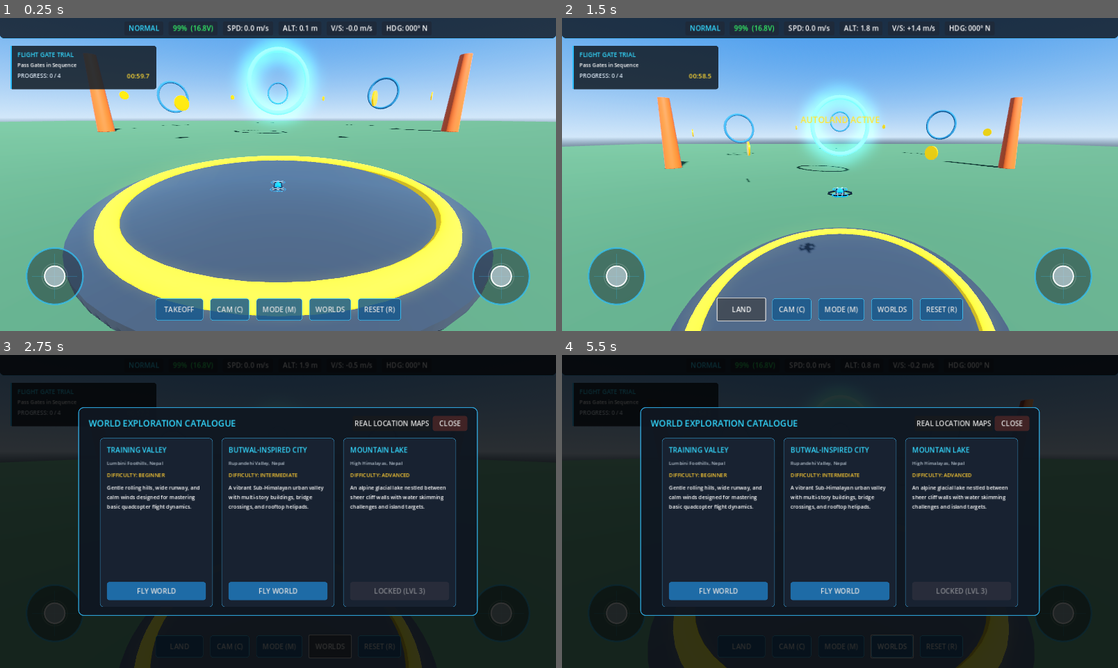
Above: before the commit, frames 1-4 (two rows, left to right).
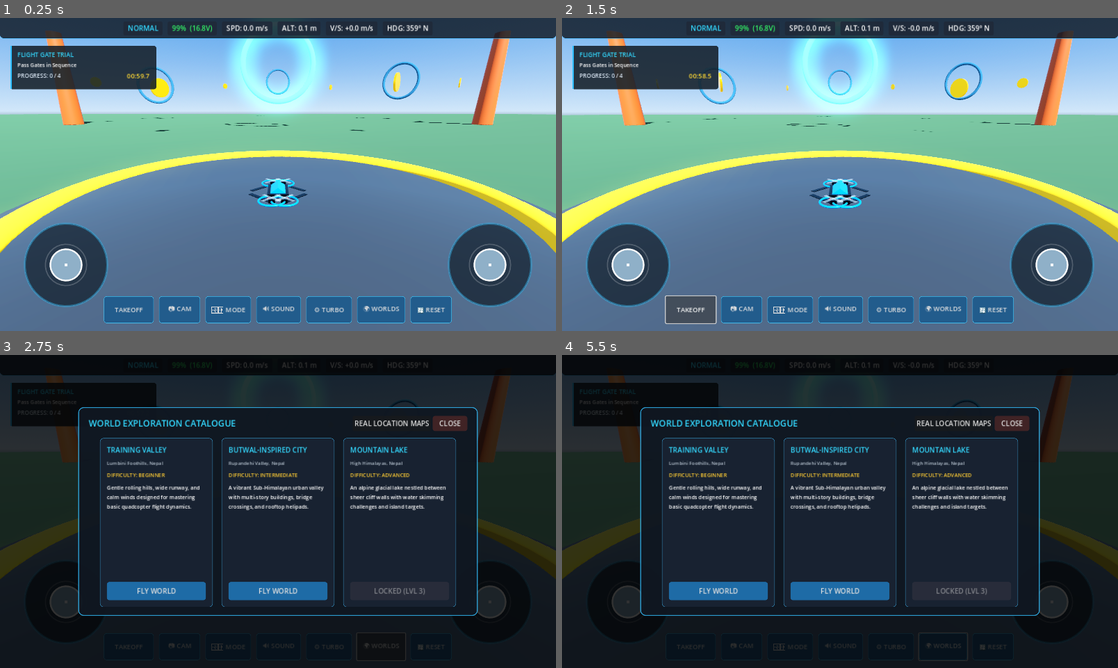
Above: after the commit, the same moments.

Repository: roadofriot/DroneGame
Game: Godot game, scene res://scenes/flight/FlightWorld.tscn
Same seed, same stepped clock (60 frames per second), same inputs: the game is played once before the commit and once after it.
Inputs (mouse positions are in pixels of both pictures, inside the frame that each line leads up to):
- Up to frame 1 (0.25 s): no input
- Up to frame 2 (1.5 s): click "TAKEOFF" at 0.5 s; click "LAND" (after the commit: "TAKEOFF") at 1.25 s
- Up to frame 3 (2.75 s): click "WORLDS" (after the commit: "🌍 WORLDS") at 2 s
- Up to frame 4 (5.5 s): click (840, 646) at 2.75 s, where only the run after the commit has a clickable "🔊 SOUND"; click (890, 646) at 3.5 s, where only the run after the commit has a clickable "⚙️ TURBO"; click "CAM (C)" (after the commit: "📷 CAM") at 4.25 s; click "MODE (M)" (after the commit: "🕹️ MODE") at 5 s

The runs differ from the first frame. In frame 1, 38% of the frame differs, in the area x 0-100%, y 2-100%; in frame 2, 72%; in frame 3, 5.8%; in frame 4, 6.5%.
Error after the commit: Invalid call. Nonexistent function 'takeoff' in base 'RigidBody3D (FlightPhysics)'. (res://scripts/ui/FlightHUD.gd:104)

Commit message:
feat(hud-audio-drone): upscale joysticks to 240px, add multi-engine sound & mute toggle, 1.6x drone visual scale

Diff:
--- a/scenes/drones/QuadcopterRig.tscn
+++ b/scenes/drones/QuadcopterRig.tscn
@@ -5,7 +5,7 @@
 [ext_resource type="Script" path="res://scripts/flight/StuntEngine.gd" id="3_stunt"]
 
 [sub_resource type="BoxShape3D" id="BoxShape3D_body"]
-size = Vector3(0.48, 0.12, 0.48)
+size = Vector3(0.65, 0.16, 0.65)
 
 [sub_resource type="StandardMaterial3D" id="Mat_GraphiteFrame"]
 albedo_color = Color(0.12, 0.14, 0.16, 1)
@@ -100,6 +100,7 @@
 target_position = Vector3(0, -50, 0)
 
 [node name="DroneRig" type="Node3D" parent="." node_paths=PackedStringArray("flight_physics", "gimbal_pitch_mount", "gimbal_camera", "prop_fl", "prop_fr", "prop_rl", "prop_rr")]
+transform = Transform3D(1.6, 0, 0, 0, 1.6, 0, 0, 0, 1.6, 0, 0, 0)
 script = ExtResource("2_rig")
 flight_physics = NodePath("..")
 gimbal_pitch_mount = NodePath("Fuselage/GimbalMount/GimbalPitch")
--- a/scenes/flight/FlightWorld.tscn
+++ b/scenes/flight/FlightWorld.tscn
@@ -118,12 +118,13 @@
 [node name="ChaseCamera" type="Camera3D" parent="CameraDirector"]
 transform = Transform3D(1, 0, 0, 0, 0.965926, 0.258819, 0, -0.258819, 0.965926, 0, 1.2, 3.2)
 current = true
-fov = 75.0
-
-[node name="FlightHUD" parent="." node_paths=PackedStringArray("input_router", "flight_physics", "camera_director") instance=ExtResource("5_hud")]
+fov = 68.0
+
+[node name="FlightHUD" parent="." node_paths=PackedStringArray("input_router", "flight_physics", "camera_director", "audio_director") instance=ExtResource("5_hud")]
 input_router = NodePath("../InputRouter")
 flight_physics = NodePath("../Quadcopter")
 camera_director = NodePath("../CameraDirector")
+audio_director = NodePath("../AudioDirector")
 
 [node name="MissionOverlay" parent="FlightHUD" instance=ExtResource("9_overlay")]
 
--- a/scenes/ui/FlightHUD.tscn
+++ b/scenes/ui/FlightHUD.tscn
@@ -167,14 +167,14 @@
 anchors_preset = 2
 anchor_top = 1.0
 anchor_bottom = 1.0
-offset_top = -220.0
-offset_right = 220.0
+offset_top = -280.0
+offset_right = 280.0
 grow_vertical = 0
-theme_override_constants/margin_left = 32
-theme_override_constants/margin_bottom = 32
+theme_override_constants/margin_left = 24
+theme_override_constants/margin_bottom = 24
 
 [node name="LeftJoystick" type="Control" parent="LeftCluster"]
-custom_minimum_size = Vector2(160, 160)
+custom_minimum_size = Vector2(240, 240)
 layout_mode = 2
 script = ExtResource("2_joystick")
 
@@ -184,15 +184,15 @@
 anchor_top = 1.0
 anchor_right = 1.0
 anchor_bottom = 1.0
-offset_left = -220.0
-offset_top = -220.0
+offset_left = -280.0
+offset_top = -280.0
 grow_horizontal = 0
 grow_vertical = 0
-theme_override_constants/margin_right = 32
-theme_override_constants/margin_bottom = 32
+theme_override_constants/margin_right = 24
+theme_override_constants/margin_bottom = 24
 
 [node name="RightJoystick" type="Control" parent="RightCluster"]
-custom_minimum_size = Vector2(160, 160)
+custom_minimum_size = Vector2(240, 240)
 layout_mode = 2
 script = ExtResource("2_joystick")
 
@@ -202,51 +202,63 @@
 anchor_top = 1.0
 anchor_right = 0.5
 anchor_bottom = 1.0
-offset_left = -250.0
-offset_top = -75.0
-offset_right = 250.0
+offset_left = -440.0
+offset_top = -80.0
+offset_right = 440.0
 grow_horizontal = 2
 grow_vertical = 0
-theme_override_constants/margin_bottom = 24
+theme_override_constants/margin_bottom = 18
 
 [node name="HBox" type="HBoxContainer" parent="BottomBar"]
 layout_mode = 2
-theme_override_constants/separation = 16
+theme_override_constants/separation = 12
 alignment = 1
 
 [node name="BtnTakeoffLand" type="Button" parent="BottomBar/HBox"]
-custom_minimum_size = Vector2(110, 42)
-layout_mode = 2
-theme_override_styles/normal = SubResource("StyleBoxFlat_BtnNormal")
+custom_minimum_size = Vector2(115, 48)
+layout_mode = 2
+theme_override_styles/normal = SubResource("StyleBoxFlat_BtnNormal")
+theme_override_font_sizes/font_size = 15
 text = "TAKEOFF"
 
 [node name="BtnCamera" type="Button" parent="BottomBar/HBox"]
-custom_minimum_size = Vector2(90, 42)
-layout_mode = 2
-theme_override_styles/normal = SubResource("StyleBoxFlat_BtnNormal")
-text = "CAM (C)"
+custom_minimum_size = Vector2(95, 48)
+layout_mode = 2
+theme_override_styles/normal = SubResource("StyleBoxFlat_BtnNormal")
+theme_override_font_sizes/font_size = 15
+text = "📷 CAM"
 
 [node name="BtnMode" type="Button" parent="BottomBar/HBox"]
-custom_minimum_size = Vector2(90, 42)
-layout_mode = 2
-theme_override_styles/normal = SubResource("StyleBoxFlat_BtnNormal")
-text = "MODE (M)"
-
-[node name="BtnStunt" type="Button" parent="BottomBar/HBox"]
-visible = false
-custom_minimum_size = Vector2(90, 42)
-layout_mode = 2
-theme_override_styles/normal = SubResource("StyleBoxFlat_BtnNormal")
-text = "FLIP (F)"
+custom_minimum_size = Vector2(95, 48)
+layout_mode = 2
+theme_override_styles/normal = SubResource("StyleBoxFlat_BtnNormal")
+theme_override_font_sizes/font_size = 15
+text = "🕹️ MODE"
+
+[node name="BtnSound" type="Button" parent="BottomBar/HBox"]
+custom_minimum_size = Vector2(100, 48)
+layout_mode = 2
+theme_override_styles/normal = SubResource("StyleBoxFlat_BtnNormal")
+theme_override_font_sizes/font_size = 15
+text = "🔊 SOUND"
+
+[node name="BtnEngine" type="Button" parent="BottomBar/HBox"]
+custom_minimum_size = Vector2(105, 48)
+layout_mode = 2
+theme_override_styles/normal = SubResource("StyleBoxFlat_BtnNormal")
+theme_override_font_sizes/font_size = 15
+text = "⚙️ TURBO"
 
 [node name="BtnWorlds" type="Button" parent="BottomBar/HBox"]
-custom_minimum_size = Vector2(90, 42)
-layout_mode = 2
-theme_override_styles/normal = SubResource("StyleBoxFlat_BtnNormal")
-text = "WORLDS"
+custom_minimum_size = Vector2(95, 48)
+layout_mode = 2
+theme_override_styles/normal = SubResource("StyleBoxFlat_BtnNormal")
+theme_override_font_sizes/font_size = 15
+text = "🌍 WORLDS"
 
 [node name="BtnReset" type="Button" parent="BottomBar/HBox"]
-custom_minimum_size = Vector2(90, 42)
-layout_mode = 2
-theme_override_styles/normal = SubResource("StyleBoxFlat_BtnNormal")
-text = "RESET (R)"
+custom_minimum_size = Vector2(95, 48)
+layout_mode = 2
+theme_override_styles/normal = SubResource("StyleBoxFlat_BtnNormal")
+theme_override_font_sizes/font_size = 15
+text = "🔄 RESET"
--- a/scripts/audio/AudioDirector.gd
+++ b/scripts/audio/AudioDirector.gd
@@ -1,10 +1,13 @@
 class_name AudioDirector
 extends Node
 
-## AudioDirector: Dynamic motor RPM audio synthesis, wind ambience modulation,
-## procedural sound effects (Coin, Gate, Crash, Fanfare), and bus volume control.
+## AudioDirector: Dynamic motor RPM audio synthesis, realistic engine profiles (Turbo/Racer/Cine),
+## wind ambience modulation, procedural sound effects (Coin, Gate, Crash, Fanfare), and bus volume control.
 
 signal volume_changed(bus_name: String, linear_val: float)
+signal engine_profile_changed(profile_name: String)
+
+enum MotorSoundProfile { TURBO, RACER, CINEMATIC }
 
 @export var target_drone: FlightPhysics
 
@@ -14,12 +17,14 @@
 
 var is_audio_muted: bool = false
 var master_volume: float = 1.0
-var sfx_volume: float = 0.8
-var motor_volume: float = 0.7
-var wind_volume: float = 0.5
-
-# Pre-synthesized Audio Streams
-var stream_motor_loop: AudioStreamWAV
+var sfx_volume: float = 0.85
+var motor_volume: float = 0.8
+var wind_volume: float = 0.55
+
+var current_sound_profile: MotorSoundProfile = MotorSoundProfile.TURBO
+var motor_streams: Dictionary = {}
+
+# Pre-synthesized SFX Streams
 var stream_coin_pickup: AudioStreamWAV
 var stream_gate_passed: AudioStreamWAV
 var stream_crash: AudioStreamWAV
@@ -32,7 +37,7 @@
 func _setup_audio_players() -> void:
 	motor_player = AudioStreamPlayer.new()
 	motor_player.name = "MotorAudioPlayer"
-	motor_player.stream = stream_motor_loop
+	motor_player.stream = motor_streams.get(current_sound_profile, null)
 	motor_player.volume_db = linear_to_db(motor_volume)
 	add_child(motor_player)
 
@@ -60,9 +65,18 @@
 	if target_drone.current_state == FlightPhysics.DroneState.FLYING or target_drone.current_state == FlightPhysics.DroneState.TAKING_OFF:
 		if is_inside_tree() and not motor_player.playing:
 			motor_player.play()
-		# Pitch ranges from 0.65 (idle hover) to 2.2 (full punchout)
-		motor_player.pitch_scale = clampf(0.65 + (avg_rpm * 1.55), 0.5, 2.5)
-		motor_player.volume_db = linear_to_db(motor_volume * clampf(0.2 + (avg_rpm * 0.8), 0.1, 1.0))
+		# Dynamic pitch scaling based on selected profile
+		var min_pitch = 0.70
+		var max_pitch = 2.35
+		if current_sound_profile == MotorSoundProfile.RACER:
+			min_pitch = 0.85
+			max_pitch = 2.70
+		elif current_sound_profile == MotorSoundProfile.CINEMATIC:
+			min_pitch = 0.60
+			max_pitch = 1.85
+
+		motor_player.pitch_scale = clampf(min_pitch + (avg_rpm * (max_pitch - min_pitch)), 0.4, 3.0)
+		motor_player.volume_db = linear_to_db(motor_volume * clampf(0.3 + (avg_rpm * 0.7), 0.1, 1.0))
 	else:
 		if motor_player.playing:
 			motor_player.stop()
@@ -79,6 +93,29 @@
 		if wind_player.playing:
 			wind_player.stop()
 
+func cycle_motor_sound_profile() -> String:
+	var next_idx = (int(current_sound_profile) + 1) % MotorSoundProfile.size()
+	current_sound_profile = next_idx as MotorSoundProfile
+	if motor_player and motor_streams.has(current_sound_profile):
+		var was_playing = motor_player.playing
+		var cur_pitch = motor_player.pitch_scale
+		motor_player.stream = motor_streams[current_sound_profile]
+		if was_playing and is_inside_tree() and not is_audio_muted:
+			motor_player.play()
+			motor_player.pitch_scale = cur_pitch
+
+	var profile_name = MotorSoundProfile.keys()[current_sound_profile]
+	engine_profile_changed.emit(profile_name)
+	return profile_name
+
+func toggle_mute() -> bool:
+	is_audio_muted = not is_audio_muted
+	if is_audio_muted:
+		if motor_player and motor_player.playing: motor_player.stop()
+		if wind_player and wind_player.playing: wind_player.stop()
+		if sfx_player and sfx_player.playing: sfx_player.stop()
+	return is_audio_muted
+
 func play_coin_pickup() -> void:
 	if sfx_player and stream_coin_pickup and not is_audio_muted:
 		sfx_player.stream = stream_coin_pickup
@@ -114,24 +151,21 @@
 		sfx_player.volume_db = linear_to_db(sfx_volume)
 	volume_changed.emit("SFX", sfx_volume)
 
-func toggle_mute() -> bool:
-	is_audio_muted = not is_audio_muted
-	if is_audio_muted:
-		if motor_player: motor_player.stop()
-		if wind_player: wind_player.stop()
-		if sfx_player: sfx_player.stop()
-	return is_audio_muted
-
-# --- Procedural Audio Synthesizers (100% Offline, Zero External Files) ---
+# --- Procedural Audio Synthesizers (100% Offline, Rich Harmonics) ---
 
 func _synthesize_all_audio_streams() -> void:
-	stream_motor_loop = _generate_motor_drone_stream(1.0, 140.0)
+	# 3 Distinct Motor Audio Profiles
+	motor_streams[MotorSoundProfile.TURBO] = _generate_rich_motor_stream(150.0, 4, 0.22)
+	motor_streams[MotorSoundProfile.RACER] = _generate_rich_motor_stream(220.0, 3, 0.55)
+	motor_streams[MotorSoundProfile.CINEMATIC] = _generate_rich_motor_stream(105.0, 4, 0.08)
+
 	stream_coin_pickup = _generate_harmonic_chime([880.0, 1760.0], 0.35)
 	stream_gate_passed = _generate_arpeggio([523.25, 659.25, 783.99, 1046.50], 0.45)
 	stream_crash = _generate_crash_impact(0.5)
 	stream_fanfare = _generate_arpeggio([440.0, 554.37, 659.25, 880.0], 0.6)
 
-static func _generate_motor_drone_stream(duration: float, fundamental_hz: float, sample_rate: int = 22050) -> AudioStreamWAV:
+static func _generate_rich_motor_stream(fundamental_hz: float, blade_count: int, harshness: float, sample_rate: int = 22050) -> AudioStreamWAV:
+	var duration: float = 1.0
 	var wav = AudioStreamWAV.new()
 	wav.format = AudioStreamWAV.FORMAT_16_BITS
 	wav.mix_rate = sample_rate
@@ -143,17 +177,29 @@
 	var bytes = PackedByteArray()
 	bytes.resize(total_samples * 2)
 
-	for i in range(total_samples):
-		var t = float(i) / float(sample_rate)
-		# Complex multi-harmonic motor whine: fundamental + 2nd harmonic + 4th harmonic
-		var s1 = sin(TAU * fundamental_hz * t) * 0.55
-		var s2 = sin(TAU * fundamental_hz * 2.0 * t) * 0.30
-		var s3 = sin(TAU * fundamental_hz * 4.0 * t) * 0.15
-		var val = int(clampf(s1 + s2 + s3, -1.0, 1.0) * 32767.0)
-		bytes.encode_s16(i * 2, val)
-
-	wav.data = bytes
-	return wav
+	var blade_freq = fundamental_hz * float(blade_count) * 0.5
+	for i in range(total_samples):
+		var t = float(i) / float(sample_rate)
+		# 1. Brushless motor coil magnetic tones (fundamental + 2nd & 3rd harmonics)
+		var s1 = sin(TAU * fundamental_hz * t) * 0.45
+		var s2 = sin(TAU * fundamental_hz * 2.0 * t) * (0.24 + harshness * 0.16)
+		var s3 = sin(TAU * fundamental_hz * 3.0 * t) * (0.12 + harshness * 0.12)
+		# 2. Propeller aerodynamic blade-pass chop modulation
+		var chop = 0.82 + 0.18 * sin(TAU * blade_freq * t)
+		# 3. Micro-turbulent airflow hiss
+		var hash_val = fmod(sin(float(i) * 12.9898) * 43758.5453, 1.0)
+		var hiss = (hash_val * 2.0 - 1.0) * (0.035 + harshness * 0.05)
+
+		var sample = (s1 + s2 + s3 + hiss) * chop
+		var val = int(clampf(sample, -1.0, 1.0) * 32767.0)
+		bytes.encode_s16(i * 2, val)
+
+	wav.data = bytes
+	return wav
+
+# Backwards compatibility helper for existing tests
+static func _generate_motor_drone_stream(duration: float, fundamental_hz: float, sample_rate: int = 22050) -> AudioStreamWAV:
+	return _generate_rich_motor_stream(fundamental_hz, 4, 0.22, sample_rate)
 
 static func _generate_harmonic_chime(frequencies: Array[float], duration: float, sample_rate: int = 22050) -> AudioStreamWAV:
 	var wav = AudioStreamWAV.new()
@@ -239,7 +285,6 @@
 
 	var prev = 0.0
 	for i in range(total_samples):
-		# Low-pass filtered pink noise for wind roar
 		var white = rng.randf_range(-1.0, 1.0)
 		prev = (prev * 0.94) + (white * 0.06)
 		var val = int(clampf(prev * volume_mult * 3.0, -1.0, 1.0) * 32767.0)
--- a/scripts/camera/FlightCameraDirector.gd
+++ b/scripts/camera/FlightCameraDirector.gd
@@ -9,12 +9,12 @@
 @export var chase_camera: Camera3D
 @export var fpv_camera: Camera3D
 
-# Chase camera tuning
-@export var chase_distance: float = 3.2
-@export var chase_height: float = 1.1
-@export var position_smooth_speed: float = 8.0
-@export var rotation_smooth_speed: float = 12.0
-@export var velocity_lookahead_factor: float = 0.25
+# Chase camera tuning - calibrated for bold, prominent mobile framing
+@export var chase_distance: float = 2.35
+@export var chase_height: float = 0.85
+@export var position_smooth_speed: float = 9.0
+@export var rotation_smooth_speed: float = 14.0
+@export var velocity_lookahead_factor: float = 0.22
 
 var current_mode: CameraMode = CameraMode.CHASE
 var orbit_angle: float = 0.0
--- a/scripts/ui/FlightHUD.gd
+++ b/scripts/ui/FlightHUD.gd
@@ -6,6 +6,7 @@
 @export var input_router: InputRouter
 @export var flight_physics: FlightPhysics
 @export var camera_director: FlightCameraDirector
+@export var audio_director: AudioDirector
 
 # Left and Right Virtual Sticks
 @onready var left_joystick: VirtualJoystick = $LeftCluster/LeftJoystick
@@ -31,10 +32,15 @@
 @onready var btn_camera: Button = $BottomBar/HBox/BtnCamera
 @onready var btn_reset: Button = $BottomBar/HBox/BtnReset
 @onready var btn_mode: Button = $BottomBar/HBox/BtnMode
+@onready var btn_sound: Button = get_node_or_null("BottomBar/HBox/BtnSound")
+@onready var btn_engine: Button = get_node_or_null("BottomBar/HBox/BtnEngine")
 @onready var btn_stunt: Button = get_node_or_null("BottomBar/HBox/BtnStunt")
 @onready var btn_worlds: Button = get_node_or_null("BottomBar/HBox/BtnWorlds")
 
 func _ready() -> void:
+	if not audio_director:
+		audio_director = get_node_or_null("../AudioDirector")
+
 	if left_joystick:
 		left_joystick.stick_moved.connect(_on_left_stick_moved)
 		left_joystick.stick_released.connect(_on_left_stick_released)
@@ -51,6 +57,12 @@
 		btn_reset.pressed.connect(_on_btn_reset_pressed)
 	if btn_mode:
 		btn_mode.pressed.connect(_on_btn_mode_pressed)
+	if btn_sound:
+		btn_sound.pressed.connect(_on_btn_sound_pressed)
+		_update_sound_button_label()
+	if btn_engine:
+		btn_engine.pressed.connect(_on_btn_engine_pressed)
+		_update_engine_button_label()
 	if btn_stunt:
 		btn_stunt.pressed.connect(_on_btn_stunt_pressed)
 	if btn_worlds:
@@ -69,6 +81,11 @@
 	if input_router:
 		input_router.set_virtual_left_stick(vec.x, vec.y)
 
+	# Auto-takeoff when player pushes throttle stick up while disarmed
+	if flight_physics and flight_physics.current_state == FlightPhysics.DroneState.DISARMED:
+		if vec.y > 0.25:
+			flight_physics.takeoff()
+
 func _on_left_stick_released() -> void:
 	if input_router:
 		input_router.set_virtual_left_stick(0.0, 0.0)
@@ -82,8 +99,34 @@
 		input_router.set_virtual_right_stick(0.0, 0.0)
 
 func _on_btn_takeoff_land_pressed() -> void:
-	if input_router:
+	if flight_physics:
+		if flight_physics.current_state == FlightPhysics.DroneState.DISARMED:
+			flight_physics.takeoff()
+		elif flight_physics.current_state == FlightPhysics.DroneState.FLYING:
+			flight_physics.land()
+	elif input_router:
 		input_router.request_takeoff_land()
+
+func _on_btn_sound_pressed() -> void:
+	if audio_director:
+		audio_director.toggle_mute()
+		_update_sound_button_label()
+
+func _update_sound_button_label() -> void:
+	if btn_sound:
+		var muted = audio_director.is_audio_muted if audio_director else false
+		btn_sound.text = "🔇 MUTE" if muted else "🔊 SOUND"
+
+func _on_btn_engine_pressed() -> void:
+	if audio_director and audio_director.has_method("cycle_motor_sound_profile"):
+		var p_name = audio_director.cycle_motor_sound_profile()
+		_update_engine_button_label(p_name)
+
+func _update_engine_button_label(p_name: String = "") -> void:
+	if btn_engine:
+		if p_name == "" and audio_director and "current_sound_profile" in audio_director:
+			p_name = AudioDirector.MotorSoundProfile.keys()[audio_director.current_sound_profile]
+		btn_engine.text = "⚙️ %s" % (p_name.to_upper() if p_name != "" else "TURBO")
 
 func _on_btn_camera_pressed() -> void:
 	if camera_director:
--- a/scripts/ui/VirtualJoystick.gd
+++ b/scripts/ui/VirtualJoystick.gd
@@ -1,13 +1,14 @@
 class_name VirtualJoystick
 extends Control
 
-## VirtualJoystick: Touch & Mouse analog stick with spring self-centering.
+## VirtualJoystick: Precision Touch & Mouse analog stick with spring self-centering.
+## Features global drag tracking so thumbs never drop input outside the bounding box.
 
 signal stick_moved(value: Vector2)
 signal stick_released
 
-@export var max_radius: float = 65.0
-@export var deadzone: float = 0.08
+@export var max_radius: float = 95.0
+@export var deadzone: float = 0.06
 
 var stick_vector: Vector2 = Vector2.ZERO # x in [-1,1], y in [-1,1] (up is +1)
 var is_dragging: bool = false
@@ -17,7 +18,7 @@
 var knob_pos: Vector2 = Vector2.ZERO
 
 func _ready() -> void:
-	custom_minimum_size = Vector2(max_radius * 2.4, max_radius * 2.4)
+	custom_minimum_size = Vector2(max_radius * 2.5, max_radius * 2.5)
 	base_center = size / 2.0
 	knob_pos = base_center
 	resized.connect(_on_resized)
@@ -34,24 +35,43 @@
 			is_dragging = true
 			touch_pointer_id = event.index
 			_update_stick(event.position)
+			accept_event()
 		elif not event.pressed and event.index == touch_pointer_id:
 			_release_stick()
-
-	elif event is InputEventScreenDrag:
-		if is_dragging and event.index == touch_pointer_id:
-			_update_stick(event.position)
+			accept_event()
 
 	elif event is InputEventMouseButton:
 		if event.button_index == MOUSE_BUTTON_LEFT:
-			if event.pressed:
+			if event.pressed and not is_dragging:
 				is_dragging = true
+				touch_pointer_id = 0
 				_update_stick(event.position)
-			else:
+				accept_event()
+			elif not event.pressed and is_dragging:
 				_release_stick()
+				accept_event()
+
+func _input(event: InputEvent) -> void:
+	if not is_dragging:
+		return
+
+	if event is InputEventScreenDrag:
+		if event.index == touch_pointer_id:
+			var local_pos = get_global_transform().affine_inverse() * event.position
+			_update_stick(local_pos)
+
+	elif event is InputEventScreenTouch:
+		if not event.pressed and event.index == touch_pointer_id:
+			_release_stick()
 
 	elif event is InputEventMouseMotion:
-		if is_dragging and (event.button_mask & MOUSE_BUTTON_MASK_LEFT):
-			_update_stick(event.position)
+		if touch_pointer_id == 0 and (event.button_mask & MOUSE_BUTTON_MASK_LEFT):
+			var local_pos = get_global_transform().affine_inverse() * event.position
+			_update_stick(local_pos)
+
+	elif event is InputEventMouseButton:
+		if event.button_index == MOUSE_BUTTON_LEFT and not event.pressed:
+			_release_stick()
 
 func _update_stick(pos: Vector2) -> void:
 	var delta_vec = pos - base_center
@@ -84,19 +104,26 @@
 	queue_redraw()
 
 func _draw() -> void:
-	# Draw Outer Ring Base
-	var base_bg_color = Color(0.08, 0.12, 0.16, 0.45)
-	var ring_border_color = Color(0.2, 0.75, 0.95, 0.75)
+	# Outer Ring Base with high-contrast glowing neon aesthetic
+	var base_bg_color = Color(0.04, 0.08, 0.12, 0.65)
+	var ring_border_color = Color(0.15, 0.85, 1.0, 0.85) if is_dragging else Color(0.2, 0.65, 0.85, 0.5)
 	draw_circle(base_center, max_radius, base_bg_color)
-	draw_arc(base_center, max_radius, 0.0, TAU, 36, ring_border_color, 2.5, true)
-	draw_arc(base_center, max_radius * 0.45, 0.0, TAU, 24, Color(1, 1, 1, 0.15), 1.0, true)
+	draw_arc(base_center, max_radius, 0.0, TAU, 48, ring_border_color, 3.5, true)
+	draw_arc(base_center, max_radius * 0.5, 0.0, TAU, 32, Color(1, 1, 1, 0.2), 1.5, true)
 
 	# Crosshair markings
-	draw_line(base_center - Vector2(max_radius * 0.8, 0), base_center + Vector2(max_radius * 0.8, 0), Color(0.2, 0.75, 0.95, 0.25), 1.0)
-	draw_line(base_center - Vector2(0, max_radius * 0.8), base_center + Vector2(0, max_radius * 0.8), Color(0.2, 0.75, 0.95, 0.25), 1.0)
+	var cross_color = Color(0.2, 0.8, 1.0, 0.4)
+	draw_line(base_center - Vector2(max_radius * 0.85, 0), base_center + Vector2(max_radius * 0.85, 0), cross_color, 1.5)
+	draw_line(base_center - Vector2(0, max_radius * 0.85), base_center + Vector2(0, max_radius * 0.85), cross_color, 1.5)
 
-	# Draw Inner Thumb Knob
-	var knob_radius = max_radius * 0.36
-	var knob_color = Color(0.15, 0.85, 1.0, 0.85) if is_dragging else Color(0.8, 0.85, 0.9, 0.65)
+	# Drag displacement line
+	if is_dragging and knob_pos != base_center:
+		draw_line(base_center, knob_pos, Color(0.1, 0.95, 0.8, 0.6), 2.5)
+
+	# Inner Thumb Knob
+	var knob_radius = max_radius * 0.38
+	var knob_color = Color(0.1, 0.9, 1.0, 0.9) if is_dragging else Color(0.7, 0.85, 0.95, 0.75)
 	draw_circle(knob_pos, knob_radius, knob_color)
-	draw_arc(knob_pos, knob_radius, 0.0, TAU, 24, Color(1, 1, 1, 0.9), 2.0, true)
+	draw_arc(knob_pos, knob_radius, 0.0, TAU, 32, Color(1, 1, 1, 0.95), 2.5, true)
+	# Center dot
+	draw_circle(knob_pos, 4.0, Color(1, 1, 1, 0.9))
